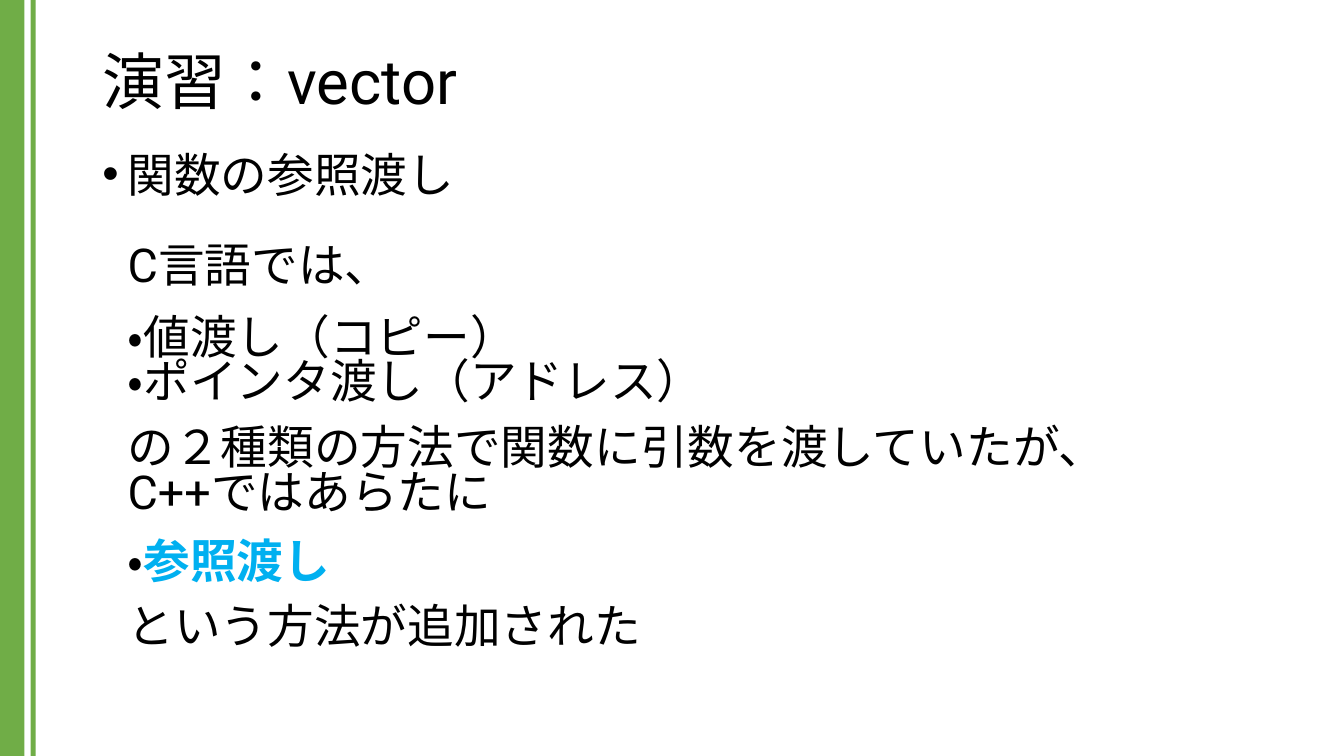
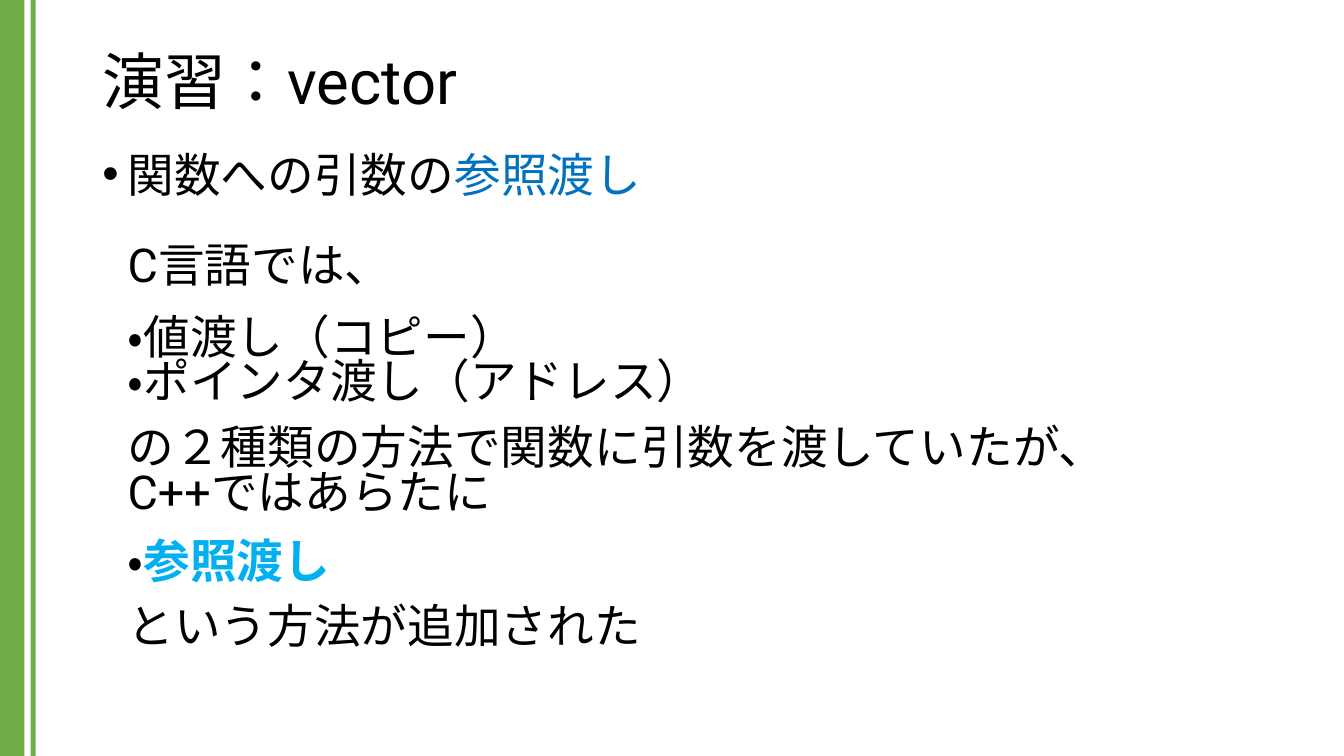
Before and after one commit to kic-murata/cpp2024, a slide deck: slide 9 of 授業資料/演習課題：vector.pptx. Drawn at 1344x756 pixels with LibreOffice and Linux fonts; fonts in the diff are those of the drawing. Boxes give left, top, right and bottom in pixels: in the first picture for what was removed or moved away, otherwise in the second. Text is boxed around its words. In the diff, an @@ line names an element or a change of style, - is before the commit and + after.

```diff
--- a/授業資料/演習課題：vector.pptx
+++ b/授業資料/演習課題：vector.pptx
@@ text at (128, 152, 1106, 647): text changed @@
-• 関数の参照渡し
-  C言語では、
-  ・値渡し（コピー）
-  ・ポインタ渡し（アドレス）
-  の２種類の方法で関数に引数を渡していたが、
-  C++ではあらたに
-  ・参照渡し
-  という方法が追加された
+• 関数への引数の参照渡し
+  C言語では、
+  ・値渡し（コピー）
+  ・ポインタ渡し（アドレス）
+  の２種類の方法で関数に引数を渡していたが、
+  C++ではあらたに
+  ・参照渡し
+  という方法が追加された
```
Also in this commit, not shown: 5 other slides changed, 1 slide added, 1 other file.
